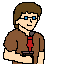
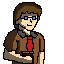
Layers edited between the first and the second 64 x 64 image:
added layer "shadow" (55%) above "eyeglass" over left=4, top=3, right=41, bottom=64
painted on "eyeglass" over left=17, top=29, right=38, bottom=39
painted on "color" over left=26, top=43, right=34, bottom=51
